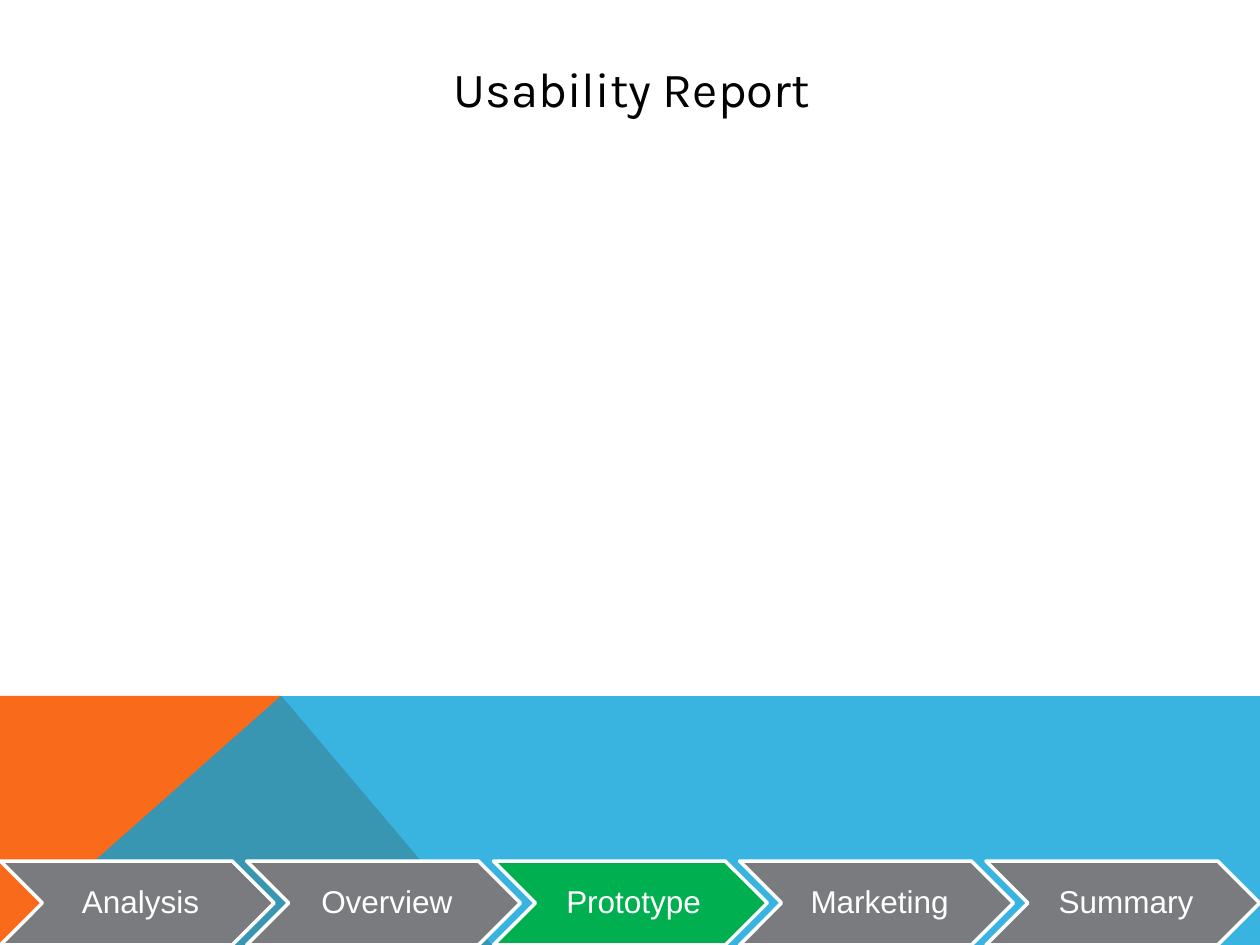
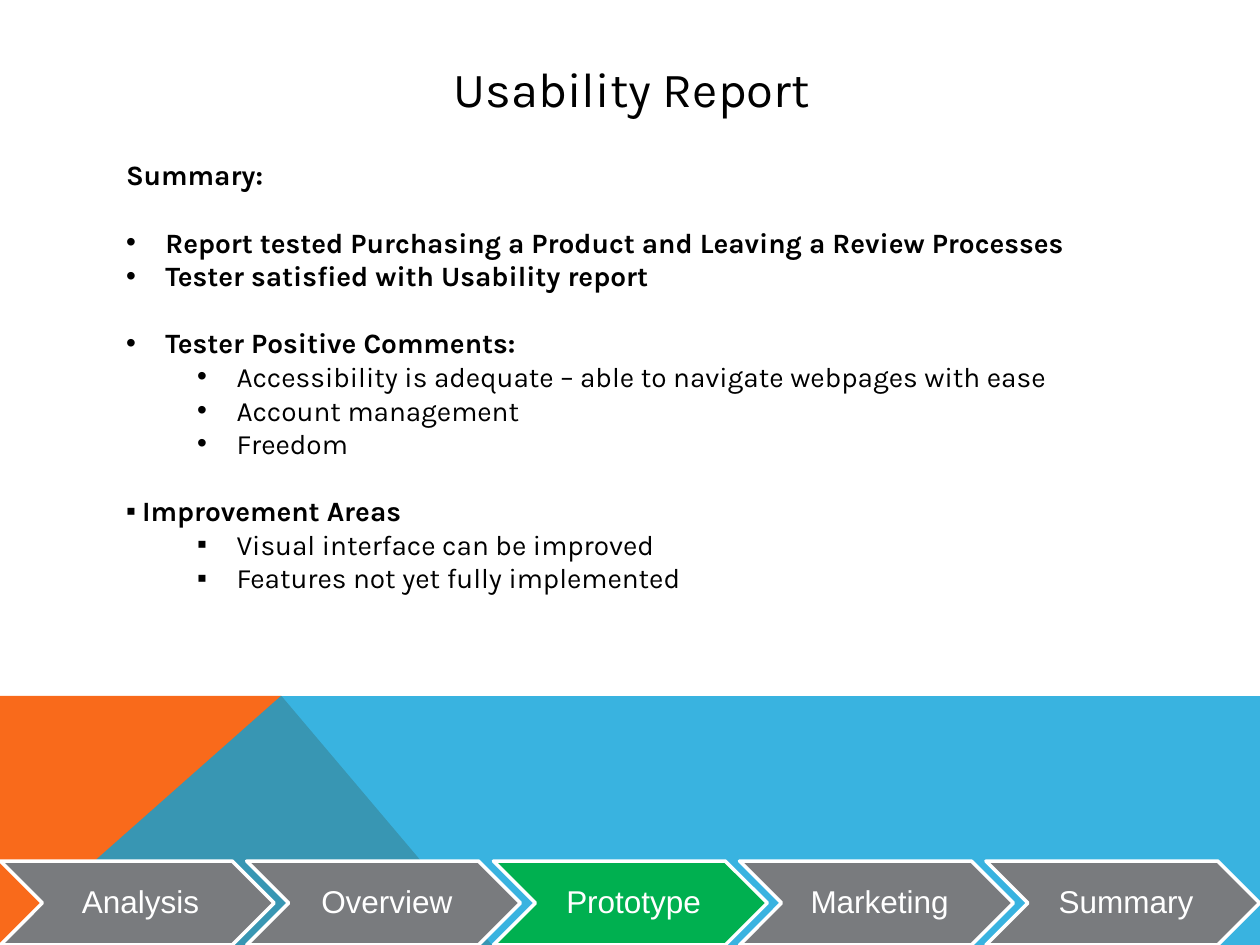
Before and after one commit to sarychuk/MIS418GroupProject, a slide deck: slide 13 of PHASE 3 FINAL FILES/05_Team3_Presentation.pptx. Drawn at 1260x945 pixels with LibreOffice and Linux fonts; fonts in the diff are those of the drawing. Boxes give left, top, right and bottom in pixels: in the first picture for what was removed or moved away, otherwise in the second. Text is boxed around its words. In the diff, an @@ line names an element or a change of style, - is before the commit and + after.

Commit message:
powerpoint

```diff
--- a/PHASE 3 FINAL FILES/05_Team3_Presentation.pptx
+++ b/PHASE 3 FINAL FILES/05_Team3_Presentation.pptx
@@ text added at bbox=[126, 166, 1063, 595], 16 pt, text #000000, bold @@
+Summary:
+• Report tested Purchasing a Product and Leaving a Review Processes
+• Tester satisfied with Usability report
+• Tester Positive Comments:
+        • Accessibility is adequate – able to navigate webpages with ease
+        • Account management
+        • Freedom
+  ▪ Improvement Areas
+        ▪ Visual interface can be improved
+        ▪ Features not yet fully implemented
```
Also in this commit, not shown: 2 other slides changed.
